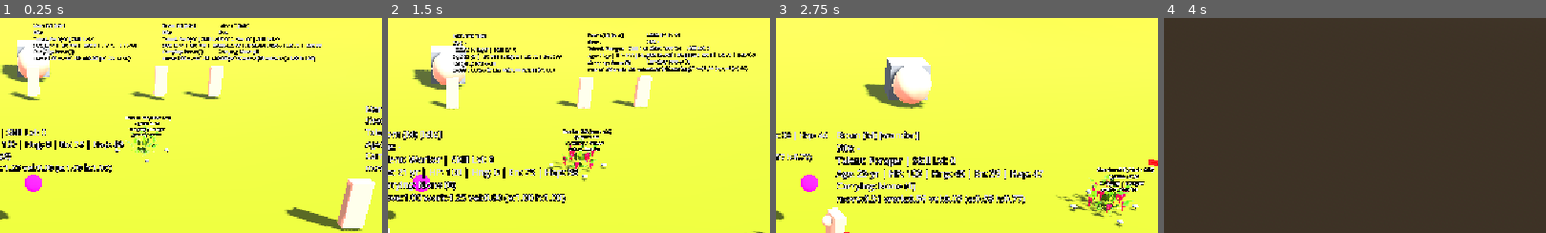
Above: before the commit, frames 1-4 (left to right).
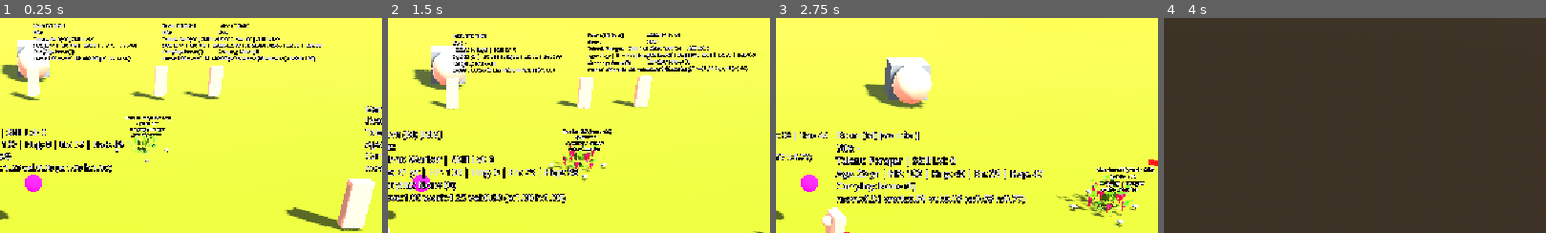
Above: after the commit, the same moments.

Repository: snowydad/Tribe
Game: Godot game, scene res://src/main/main.tscn
Same seed, same stepped clock (60 frames per second), same inputs: the game is played once before the commit and once after it. The project has no main scene, so this scene is started directly.
Inputs (mouse positions are % of the whole screen's width and height, from its top left):
- Up to frame 1 (0.25 s): no input
- Up to frame 2 (1.5 s): tap Enter at 0.5 s; move the mouse to (72, 45) at 0.52 s; hold D 0.53-1.25 s; tap 1 at 0.6 s; click (72, 45) at 0.67 s; tap 2 at 0.8 s; drag from (30, 55) to (45, 70) at 1.27 s
- Up to frame 3 (2.75 s): move the mouse to (60, 28) at 2.02 s; hold D from 2.03 s (still down); tap 3 at 2.1 s; tap 4 at 2.3 s
- Up to frame 4 (4 s): release D at 2.75 s; drag from (45, 70) to (20, 35) at 2.77 s; move the mouse to (80, 65) at 3.52 s; tap 1 at 3.6 s; tap 2 at 3.8 s
The pictures show only the part of the screen within x 46-96%, y 12-62%; the shares and areas given below are measured in that part.

The runs differ from the first frame. In frame 1, less than 0.1% of the frame differs, in the area x 35-42%, y 48-51%; in frame 2, less than 0.1%; in frame 3, less than 0.1%, in the area x 87-95%, y 72-76%; in frame 4, nothing differs.

Commit message:
Char, berries updated

Diff:
--- a/src/autoload/DevCheatManager.gd
+++ b/src/autoload/DevCheatManager.gd
@@ -1,27 +1,97 @@
 # ==============================================================================
 # ФАЙЛ: src/autoload/DevCheatManager.gd
-# НАЗНАЧЕНИЕ: Отладочный менеджер чит-кодов и управления скоростью времени.
+# НАЗНАЧЕНИЕ: Чит-коды: time_scale + полный toggle debug (Dev* + nav + coll)
+# ОБНОВЛЕНО: 2026-10-13 — Ctrl+D: все видимые дебаги вкл/выкл
 # ==============================================================================
 extends Node
 
+## Dev* узлы + nav paths + collisions + navmesh server debug
+var dev_overlays_on: bool = true
+
+
 func _unhandled_input(event: InputEvent) -> void:
-	if not event is InputEventKey or not event.is_pressed():
+	if not event is InputEventKey or not event.is_pressed() or event.echo:
 		return
 
-	# Управление скоростью игры (Engine.time_scale)
+	# Ctrl+D — весь видимый debug
+	if event.keycode == KEY_D and event.ctrl_pressed and not event.alt_pressed and not event.shift_pressed:
+		toggle_dev_overlays()
+		get_viewport().set_input_as_handled()
+		return
+
 	match event.keycode:
 		KEY_0:
 			Engine.time_scale = 0.0
 			print("[DevCheat] Game paused (TimeScale: 0.0)")
 		KEY_1:
 			Engine.time_scale = 1.0
-			print("[DevCheat] Normal speed (TimeScale: 1.0 - 24 hrs = 1 year)")
+			print("[DevCheat] Normal speed (TimeScale: 1.0)")
 		KEY_2:
 			Engine.time_scale = 2.0
-			print("[DevCheat] Fast speed (TimeScale: 2.0) - 12 hrs = 1 year")
+			print("[DevCheat] Fast speed (TimeScale: 2.0)")
 		KEY_3:
 			Engine.time_scale = 24.0
-			print("[DevCheat] Ultra speed (TimeScale: 24.0) - 1 hrs = 1 year")
+			print("[DevCheat] Ultra speed (TimeScale: 24.0)")
 		KEY_4:
 			Engine.time_scale = 1440.0
-			print("[DevCheat] Hyper speed (TimeScale: 1440.0) - 1 min = 1 year")
+			print("[DevCheat] Hyper speed (TimeScale: 1440.0)")
+
+
+func toggle_dev_overlays() -> void:
+	dev_overlays_on = not dev_overlays_on
+	_apply_all_debug(dev_overlays_on)
+	print("[DevCheat] Debug ALL: %s (Dev* / nav paths / collisions / navmesh)" % (
+		"ON" if dev_overlays_on else "OFF"
+	))
+
+
+func is_dev_overlays_on() -> bool:
+	return dev_overlays_on
+
+
+func _apply_all_debug(on: bool) -> void:
+	# 1) узлы Dev* / dev*
+	_set_dev_nodes_visible(get_tree().root, on)
+	# 2) пути NavigationAgent3D
+	_set_nav_agents_debug(get_tree().root, on)
+	# 3) SceneTree hints (коллизии, navigation wire)
+	var tree := get_tree()
+	if tree:
+		tree.debug_collisions_hint = on
+		if "debug_paths_hint" in tree:
+			tree.debug_paths_hint = on
+		if "debug_navigation_hint" in tree:
+			tree.debug_navigation_hint = on
+	# 4) NavigationServer debug (нав-сетка в рантайме, если проект позволяет)
+	if ClassDB.class_has_method("NavigationServer3D", "set_debug_enabled"):
+		NavigationServer3D.set_debug_enabled(on)
+	elif NavigationServer3D.has_method("set_debug_enabled"):
+		NavigationServer3D.call("set_debug_enabled", on)
+
+
+func _is_dev_node(n: Node) -> bool:
+	var nm := str(n.name)
+	return nm.begins_with("Dev") or nm.begins_with("dev")
+
+
+func _set_dev_nodes_visible(root: Node, on: bool) -> void:
+	if root == null:
+		return
+	if _is_dev_node(root):
+		if root is CanvasItem:
+			(root as CanvasItem).visible = on
+		elif root is Node3D:
+			(root as Node3D).visible = on
+	for c in root.get_children():
+		_set_dev_nodes_visible(c, on)
+
+
+func _set_nav_agents_debug(root: Node, on: bool) -> void:
+	if root == null:
+		return
+	if root is NavigationAgent3D:
+		var ag := root as NavigationAgent3D
+		if "debug_enabled" in ag:
+			ag.debug_enabled = on
+	for c in root.get_children():
+		_set_nav_agents_debug(c, on)
--- a/src/characters/character.gd
+++ b/src/characters/character.gd
@@ -1,6 +1,6 @@
 # ==============================================================================
 # character.gd — FSM, nav, work, drop. Matrix → CharacterDecision.
-# ОБНОВЛЕНО: 2026-10-13 — get_work_progress for HUD eta
+# ОБНОВЛЕНО: 2026-10-13 — _rotate_towards_target: guard freed targets
 # ==============================================================================
 extends CharacterBody3D
 
@@ -147,7 +147,10 @@
 		nav_agent.path_desired_distance = arrival_distance
 		nav_agent.avoidance_enabled = true
 		if "debug_enabled" in nav_agent:
-			nav_agent.debug_enabled = true
+			var on := true
+			if DevCheatManager and DevCheatManager.has_method("is_dev_overlays_on"):
+				on = bool(DevCheatManager.is_dev_overlays_on())
+			nav_agent.debug_enabled = on
 		if not nav_agent.velocity_computed.is_connected(_on_safe_velocity_computed):
 			nav_agent.velocity_computed.connect(_on_safe_velocity_computed)
 
@@ -231,7 +234,7 @@
 			else:
 				_dampen_horizontal(delta)
 				if _pushed_t <= 0.0:
-					_rotate_towards_target(target_harvest, delta)
+					_safe_rotate_towards(target_harvest, delta)
 				_process_gathering(delta)
 				move_and_slide()
 
@@ -248,7 +251,7 @@
 			elif _is_unloading_at_storage:
 				_dampen_horizontal(delta)
 				if _pushed_t <= 0.0:
-					_rotate_towards_target(target_storage, delta)
+					_safe_rotate_towards(target_storage, delta)
 				_process_delivering_unload(delta)
 				move_and_slide()
 			else:
@@ -260,7 +263,7 @@
 					_work_timer = 0.0
 					_dampen_horizontal(delta)
 					if _pushed_t <= 0.0:
-						_rotate_towards_target(target_storage, delta)
+						_safe_rotate_towards(target_storage, delta)
 					_process_delivering_unload(delta)
 					move_and_slide()
 				elif target_storage and is_instance_valid(target_storage) and data and data.item_amount > 0 \
@@ -289,7 +292,7 @@
 			else:
 				_dampen_horizontal(delta)
 				if _pushed_t <= 0.0:
-					_rotate_towards_target(target_obstacle, delta)
+					_safe_rotate_towards(target_obstacle, delta)
 				_process_clearing(delta)
 				move_and_slide()
 
@@ -798,13 +801,22 @@
 		move_and_slide()
 
 ## Разворот лицом к целевому объекту
-func _rotate_towards_target(target_node: Node3D, delta: float) -> void:
-	if not target_node or not is_instance_valid(target_node):
+func _safe_rotate_towards(target_node, delta: float) -> void:
+	# не передавать freed в typed API — проверка до call
+	if target_node == null or not is_instance_valid(target_node):
+		return
+	_rotate_towards_target(target_node, delta)
+
+
+func _rotate_towards_target(target_node, delta: float) -> void:
+	if target_node == null or not is_instance_valid(target_node):
 		return
 	var dir = (target_node.global_position - global_position)
 	dir.y = 0.0
-	if dir.length_squared() > 0.01:
-		_face_dir(dir.x, dir.z, delta, 0.01)
+	if dir.length_squared() < 0.0001:
+		return
+	_face_dir(dir.x, dir.z, delta, 0.01)
+
 
 
 func _on_movement_finished() -> void:
@@ -1510,7 +1522,7 @@
 		dev_label.pixel_size = 0.005
 		dev_label.modulate = Color(1.0, 1.0, 1.0)
 		add_child(dev_label)
-	dev_label.visible = true
+	_apply_dev_label_visibility()
 
 
 ## Строка action для HUD / DevLabel (think, wander, eat, walk:eat…)
@@ -1569,8 +1581,20 @@
 	return "idle"
 
 
+func _apply_dev_label_visibility() -> void:
+	if not dev_label:
+		return
+	var on := true
+	if DevCheatManager and DevCheatManager.has_method("is_dev_overlays_on"):
+		on = bool(DevCheatManager.is_dev_overlays_on())
+	dev_label.visible = on
+
+
 func _update_dev_ui() -> void:
 	if not dev_label or not data:
+		return
+	_apply_dev_label_visibility()
+	if not dev_label.visible:
 		return
 
 	var gender_str = "M" if data.gender == CharacterData.Gender.MALE else "F"
--- a/src/environment/berries.gd
+++ b/src/environment/berries.gd
@@ -1,4 +1,4 @@
-# ОБНОВЛЕНО: 2026-10-12 — die: queue_free + stub spawn near WP
+# ОБНОВЛЕНО: 2026-10-14 — die wait from AnimationTree Die timeline_length (stretch)
 # ОБНОВЛЕНО: 2026-10-09 — work_anim; nutrition из items.ini (fallback berries)
 # ОБНОВЛЕНО: 2026-10-08 — WP: nearest free Marker3D (same as storage)
 # ==============================================================================
@@ -32,6 +32,7 @@
 var current_berries: int = 5
 var is_ripening: bool = false
 var is_dead: bool = false
+var _dying: bool = false  # die-anim in progress
 ## Сколько полных циклов (урожай снят до 0) уже прожито
 var life_cycles_count: int = 0
 var _ripen_timer: float = 0.0
@@ -161,18 +162,170 @@
 
 
 func _die_bush() -> void:
+	if _dying:
+		return
+	_dying = true
 	is_dead = true
 	is_ripening = false
 	_ripen_timer = 0.0
 	current_berries = 0
+	# больше не interact / work (пока крутится Die)
+	if is_in_group("interactable"):
+		remove_from_group("interactable")
+	if is_in_group("berries"):
+		remove_from_group("berries")
+	if WorkSite and is_in_group(WorkSite.GROUP):
+		remove_from_group(WorkSite.GROUP)
+	var ia := get_node_or_null("InteractiveArea") as Area3D
+	if ia:
+		ia.monitoring = false
+		ia.monitorable = false
+	_update_dev_ui()
+	_update_visuals()
 	var spawn_at: Vector3 = _respawn_anchor_position()
-	print("[Berries] Bush died after %d life cycles (max=%d). remove @ %s" % [
-		life_cycles_count, life_cycles_max, str(global_position)
+	print("[Berries] Bush dying after %d cycles — play Die, then free @ %s" % [
+		life_cycles_count, str(global_position)
 	])
-	# место под будущий спавн: рядом / в рабочей точке
+	_play_die_then_free(spawn_at)
+
+
+func _find_bush_anim_player() -> AnimationPlayer:
+	var ap := get_node_or_null("berries/AnimationPlayer") as AnimationPlayer
+	if ap:
+		return ap
+	ap = get_node_or_null("AnimationPlayer") as AnimationPlayer
+	if ap:
+		return ap
+	return _find_anim_player_recursive(self)
+
+
+func _find_anim_player_recursive(n: Node) -> AnimationPlayer:
+	if n is AnimationPlayer:
+		return n as AnimationPlayer
+	for c in n.get_children():
+		var f := _find_anim_player_recursive(c)
+		if f:
+			return f
+	return null
+
+
+func _play_die_then_free(spawn_at: Vector3) -> void:
+	# Time Length + Stretch в AnimationTree (state Die) — вот это «20s», не glb length
+	var tree := get_node_or_null("berries/AnimationTree") as AnimationTree
+	if tree == null:
+		tree = get_node_or_null("AnimationTree") as AnimationTree
+	var ap := _find_bush_anim_player()
+	var die_name := _die_anim_name(ap)
+	var wait_sec: float = _get_die_timeline_length(tree, ap, die_name)
+	if tree:
+		tree.active = true
+		var pb = tree.get("parameters/playback")
+		if pb != null and pb.has_method("travel"):
+			pb.travel("Die")
+	elif ap and die_name != "":
+		ap.play(die_name)
+	await get_tree().process_frame
+	wait_sec = maxf(wait_sec, _get_die_timeline_length(tree, ap, die_name))
+	wait_sec = maxf(wait_sec, 0.3)
+	# если Stretch в tree не тянет клип — дотягиваем speed_scale (2s → 20s)
+	if ap and die_name != "" and wait_sec > 0.1:
+		var clip: float = 0.0
+		if ap.has_animation(die_name):
+			var a: Animation = ap.get_animation(die_name)
+			if a:
+				clip = a.length
+		if clip > 0.05 and wait_sec > clip * 1.05:
+			ap.speed_scale = clip / wait_sec
+	print("[Berries] Die wait %.2fs (tree timeline / clip, speed_scale=%.3f)" % [
+		wait_sec, ap.speed_scale if ap else 1.0
+	])
+	if ap and die_name != "" and ap.has_signal("animation_finished"):
+		var finished: bool = false
+		var on_fin := func(anim_name: StringName):
+			var s := str(anim_name)
+			if s == die_name or s.ends_with(die_name):
+				finished = true
+		ap.animation_finished.connect(on_fin, CONNECT_ONE_SHOT)
+		var t0: float = 0.0
+		while is_instance_valid(self) and not finished and t0 < wait_sec + 0.25:
+			await get_tree().process_frame
+			t0 += get_process_delta_time()
+		if not finished and is_instance_valid(self):
+			await get_tree().create_timer(maxf(wait_sec - t0, 0.0)).timeout
+	else:
+		await get_tree().create_timer(wait_sec).timeout
+	if not is_instance_valid(self):
+		return
+	if ap:
+		ap.speed_scale = 1.0
 	_request_respawn_near(spawn_at)
-	# объект убрать — клик = пустое место
 	queue_free()
+
+
+## AnimationTree Die: timeline_length (stretch) → иначе Animation.length
+func _get_die_timeline_length(tree: AnimationTree, ap: AnimationPlayer, die_name: String) -> float:
+	var from_tree: float = _read_tree_die_timeline(tree)
+	if from_tree > 0.05:
+		return from_tree
+	if ap:
+		if "current_animation_length" in ap and float(ap.current_animation_length) > 0.1:
+			return float(ap.current_animation_length)
+		if die_name != "" and ap.has_animation(die_name):
+			var anim: Animation = ap.get_animation(die_name)
+			if anim:
+				return maxf(anim.length, 0.1)
+	return 2.0
+
+
+func _read_tree_die_timeline(tree: AnimationTree) -> float:
+	if tree == null or tree.tree_root == null:
+		return 0.0
+	var root = tree.tree_root
+	# StateMachine → node "Die" (AnimationNodeAnimation)
+	if root is AnimationNodeStateMachine:
+		var sm := root as AnimationNodeStateMachine
+		if sm.has_method("has_node") and sm.has_node("Die"):
+			var die_n = sm.get_node("Die")
+			return _anim_node_timeline_len(die_n)
+		# fallback: walk child names
+		if sm.has_method("get_node_list"):
+			for nm in sm.get_node_list():
+				if str(nm) == "Die":
+					return _anim_node_timeline_len(sm.get_node(nm))
+	return _anim_node_timeline_len(root)
+
+
+func _anim_node_timeline_len(node) -> float:
+	if node == null:
+		return 0.0
+	# Godot 4.x AnimationNodeAnimation: timeline_length + stretch_time_scale
+	if "timeline_length" in node:
+		var tl: float = float(node.timeline_length)
+		var stretch: bool = true
+		if "stretch_time_scale" in node:
+			stretch = bool(node.stretch_time_scale)
+		elif "use_custom_timeline" in node:
+			stretch = bool(node.use_custom_timeline)
+		if stretch and tl > 0.05:
+			return tl
+		if tl > 0.05:
+			return tl
+	# generic get
+	if node.has_method("get"):
+		var tl2 = node.get("timeline_length")
+		if tl2 != null and float(tl2) > 0.05:
+			return float(tl2)
+	return 0.0
+
+
+func _die_anim_name(ap: AnimationPlayer) -> String:
+	if ap == null:
+		return ""
+	for n in ["Die", "die", "DIE"]:
+		if ap.has_animation(n):
+			return n
+	return ""
+
 
 
 ## Точка, рядом с которой потом заспавнить новый куст (WP или своя позиция)
@@ -290,6 +443,10 @@
 func _update_dev_ui() -> void:
 	if not dev_label:
 		return
+	if DevCheatManager and DevCheatManager.has_method("is_dev_overlays_on") and not DevCheatManager.is_dev_overlays_on():
+		dev_label.visible = false
+		return
+	dev_label.visible = true
 	var life := "∞" if life_cycles_max <= 0 else "%d/%d" % [life_cycles_count, life_cycles_max]
 	if is_dead:
 		dev_label.text = "Berries: DEAD\nCycles: %s\nWork: %s" % [life, work_type]
--- a/src/environment/berries.tscn
+++ b/src/environment/berries.tscn
@@ -5,6 +5,11 @@
 
 [sub_resource type="AnimationNodeAnimation" id="AnimationNodeAnimation_454ov"]
 animation = &"Die"
+use_custom_timeline = true
+timeline_length = 20.0
+stretch_time_scale = true
+start_offset = 0.0
+loop_mode = 0
 
 [sub_resource type="AnimationNodeAnimation" id="AnimationNodeAnimation_jpmde"]
 animation = &"Wind-0"
--- a/src/main/main.tscn
+++ b/src/main/main.tscn
@@ -71,7 +71,7 @@
 transform = Transform3D(1, 0, 0, 0, 1, 0, 0, 0, 1, 0, 0, 14.899951)
 fov = 45.0
 
-[node name="CameraTarget" type="MeshInstance3D" parent="CameraAnchor" unique_id=1220761795]
+[node name="DevCameraTarget" type="MeshInstance3D" parent="CameraAnchor" unique_id=1220761795]
 transform = Transform3D(1, 0, 0, 0, 0.69437253, 0.7196156, 0, -0.7196156, 0.69437253, 0, 0.004198551, 0.034011826)
 material_override = ExtResource("5_jqarl")
 mesh = SubResource("SphereMesh_csncc")
Not shown, changed: assets/config/berries.ini
